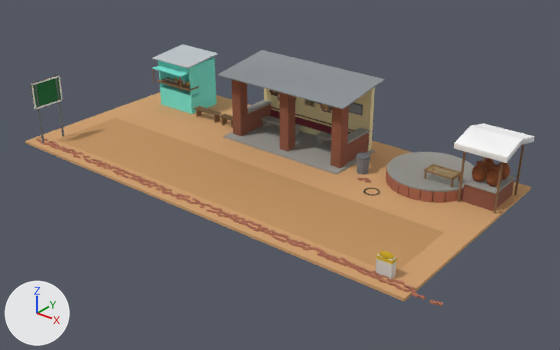
The glTF model public/assets/models/bus_adda_v2.glb, before and after one commit.
The view is the same before and after, from a 50 mm lens placed at (19.6, -23.3, 14.2), pointed at (1.3, -0.4, 0.0). Arrows for +X, +Y and +Z are at lower left; the lights stay in place. The picture after the commit comes second. Where no turn or scale is listed for an object, it has been applied to the vertices. Vertices at exactly the same position are counted once.

The first picture shows 'hb_brick', 'hb_main', 'hb_metal', 'hb_props', 'hb_thatch', 'hb_tin' and 1 more.
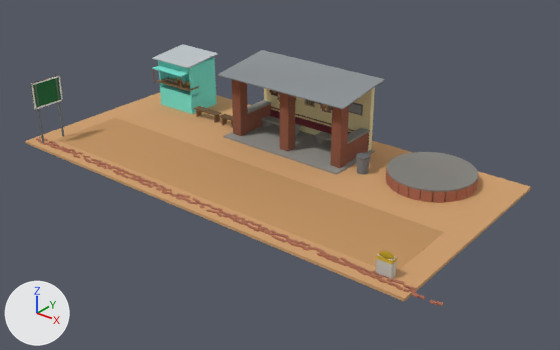
Where the newer file only moved an object's origin or applied its transform, the numbers keep the older frame.

Pixel boxes [x1, y1, x2, y2] of what changed, in the pictures (560 x 350 px):
'hb_thatch', deleted: before [454, 123, 535, 163]
'hb_props', reshaped: before [153, 69, 524, 214]; after [153, 69, 381, 128]
part 1 of me_patch, deleted: before [363, 157, 516, 196]
part 2 of me_patch, recoloured: [377, 152, 474, 261] in both
part 3 of me_paver, deleted: before [462, 180, 514, 211]
part 4 of me_beam_b, deleted: before [424, 145, 524, 214]

The edits, one by one:
me_patch is used by ob_hb_main; location (0.0, 0.0, 1.61).
me_patch had 2120 vertices, 3942 faces and spanned x -10.0..10.0, y -5.0..5.0, z -1.7..1.7.
me_patch now has 1013 vertices, 1812 faces and spans x -10.0..10.0, y -5.0..5.0, z -1.7..1.7.
me_patch part 1: 22 loose pieces with 1107 vertices, spanning x 4.9..9.7, y 0.3..3.8, z -1.6..0.0, are deleted.
me_patch part 2: 1332 kept faces spanning x -8.3..9.1, y -4.3..4.7, z -1.6..1.4 get new vertex colours; the middle colour goes from grey #9d9a92 to grey #918f87.
me_paver is used by ob_hb_brick; location (0.64, 0.02, 1.5).
me_paver had 1944 vertices, 2988 faces and spanned x -10.5..10.5, y -4.7..4.7, z -1.5..1.5.
me_paver now has 1888 vertices, 2892 faces and spans x -10.5..10.5, y -4.7..4.7, z -1.5..1.5.
me_paver part 3: the loose piece of 32 vertices spanning x 7.8..9.1, y 2.1..3.8, z -1.5..-0.7 is deleted.
Other edits to the shape of me_paver do not show in these pictures.
me_beam_b is used by ob_hb_props; location (0.61, 2.56, 1.68).
me_beam_b had 328 vertices, 528 faces and spanned x -9.2..9.2, y -1.4..1.4, z -1.7..1.7.
me_beam_b now has 240 vertices, 384 faces and spans x -9.2..2.7, y -1.4..1.4, z -1.7..1.7.
me_beam_b part 4: 9 loose pieces with 88 vertices, spanning x 6.1..9.2, y -0.6..1.4, z -1.7..0.5, are deleted.
Object 'hb_thatch' (ob_hb_thatch) is deleted.
